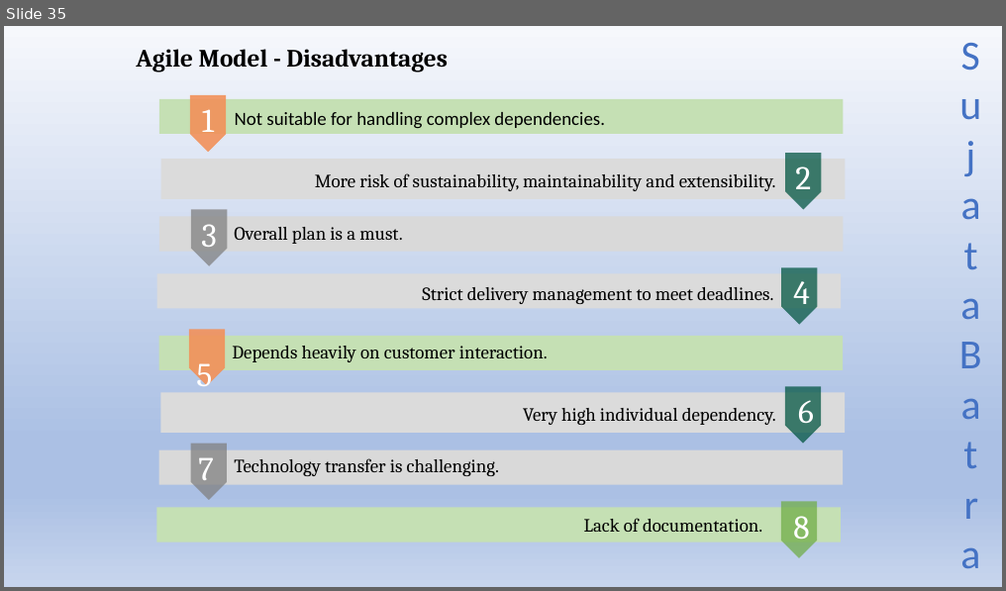
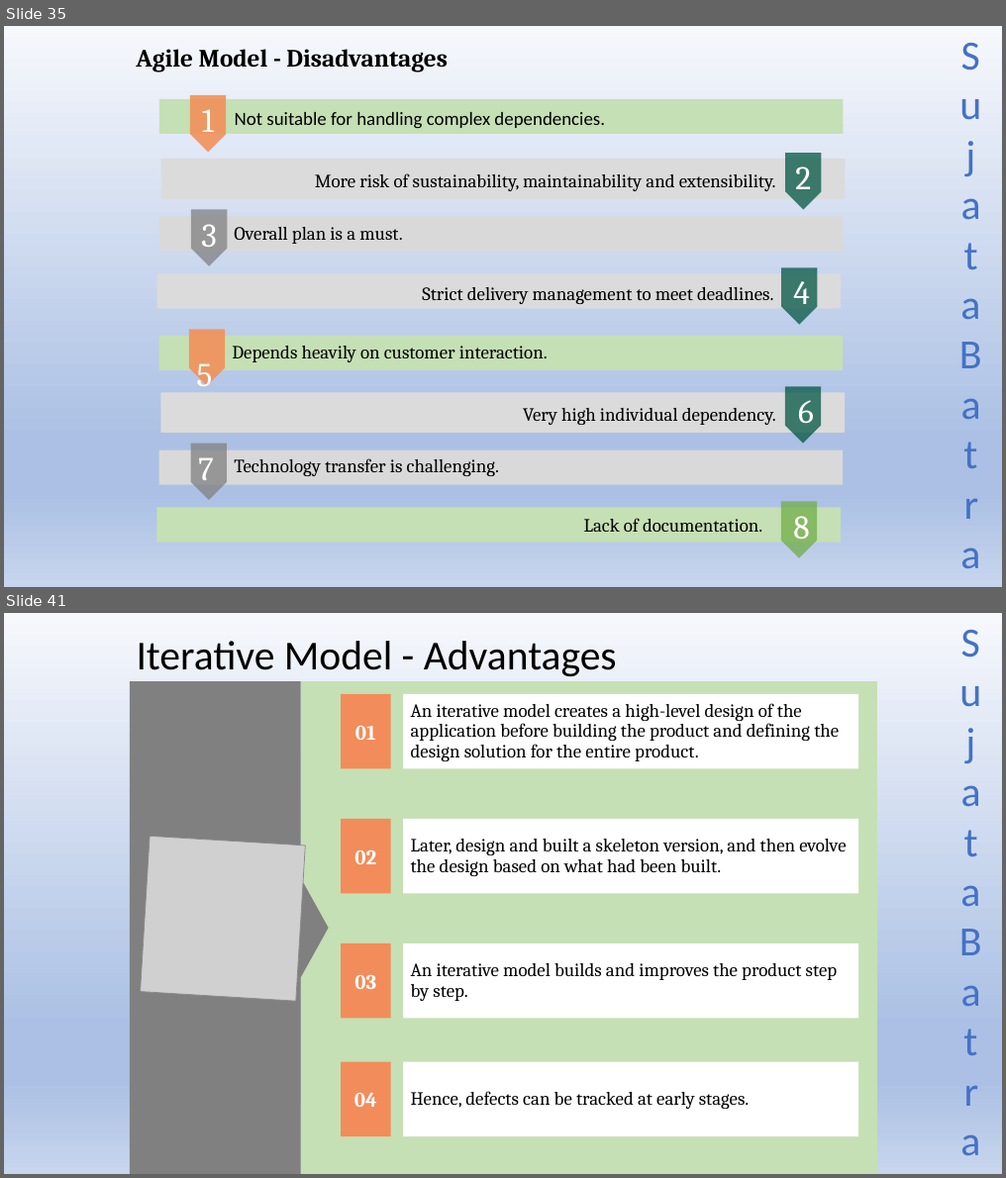
Before and after one commit to Sujatabatra/SapientNov2021QABatch, a slide deck: QA/QA Study Material.pptx. Shown one above the other, each under a label of ours: slide 35 before the commit, slides 35 and 41 after it; the slides between them are not shown. The pictures are 1006x591 and 1006x1178 pixels, drawn with LibreOffice and Linux fonts; fonts in the diff are those of the drawing; grey boxes stand for pictures. Boxes give left, top, right and bottom in pixels: in the first picture for what was removed or moved away, otherwise in the second. Text is boxed around its words. In the diff, an @@ line names an element or a change of style, - is before the commit and + after.

```diff
--- a/QA/QA Study Material.pptx
+++ b/QA/QA Study Material.pptx
@@ slide 41 added at <box>4,613,1002,1174</box>, background gradient #F6F8FC to #ABC0E4 to #C7D5ED; not listed: 1 template element that a slide beside it also shows @@
@@ title added at <box>137,641,617,676</box>, 39.6 pt, text #000000 @@
+Iterative Model - Advantages
@@ right arrow callout added at <box>130,682,329,1174</box>, fill #808080 @@
@@ rectangle added at <box>300,682,877,1174</box>, fill #C5E0B4 @@
@@ rectangle added at <box>341,694,391,768</box>, fill #F28C5A, 20 pt, text #FFFFFF, bold @@
+01
@@ rectangle added at <box>403,694,858,768</box>, fill #FFFFFF, 18 pt, text #000000 @@
+An iterative model creates a high-level design of the application before building the product and defining the design solution for the entire product.
@@ rectangle added at <box>341,819,391,894</box>, fill #F28C5A, 20 pt, text #FFFFFF, bold @@
+02
@@ rectangle added at <box>403,819,858,894</box>, fill #FFFFFF, 18 pt, text #000000 @@
+Later, design and built a skeleton version, and then evolve the design based on what had been built.
@@ picture added at <box>141,836,305,1001</box> @@
@@ rectangle added at <box>341,944,391,1019</box>, fill #F28C5A, 20 pt, text #FFFFFF, bold @@
+03
@@ rectangle added at <box>403,944,858,1019</box>, fill #FFFFFF, 18 pt, text #000000 @@
+An iterative model builds and improves the product step by step.
@@ rectangle added at <box>341,1062,391,1137</box>, fill #F28C5A, 20 pt, text #FFFFFF, bold @@
+04
@@ rectangle added at <box>403,1062,858,1137</box>, fill #FFFFFF, 18 pt, text #000000 @@
+Hence, defects can be tracked at early stages.
```
Also in this commit, not shown: 25 other slides added.
